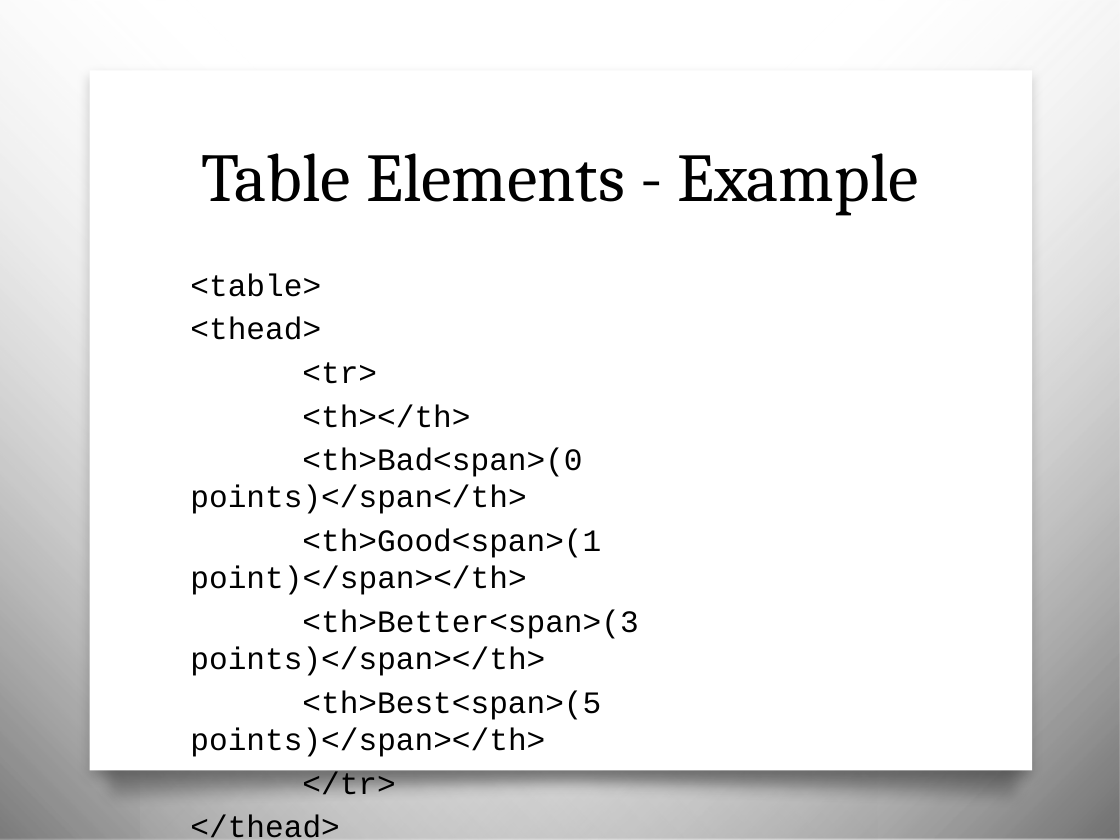
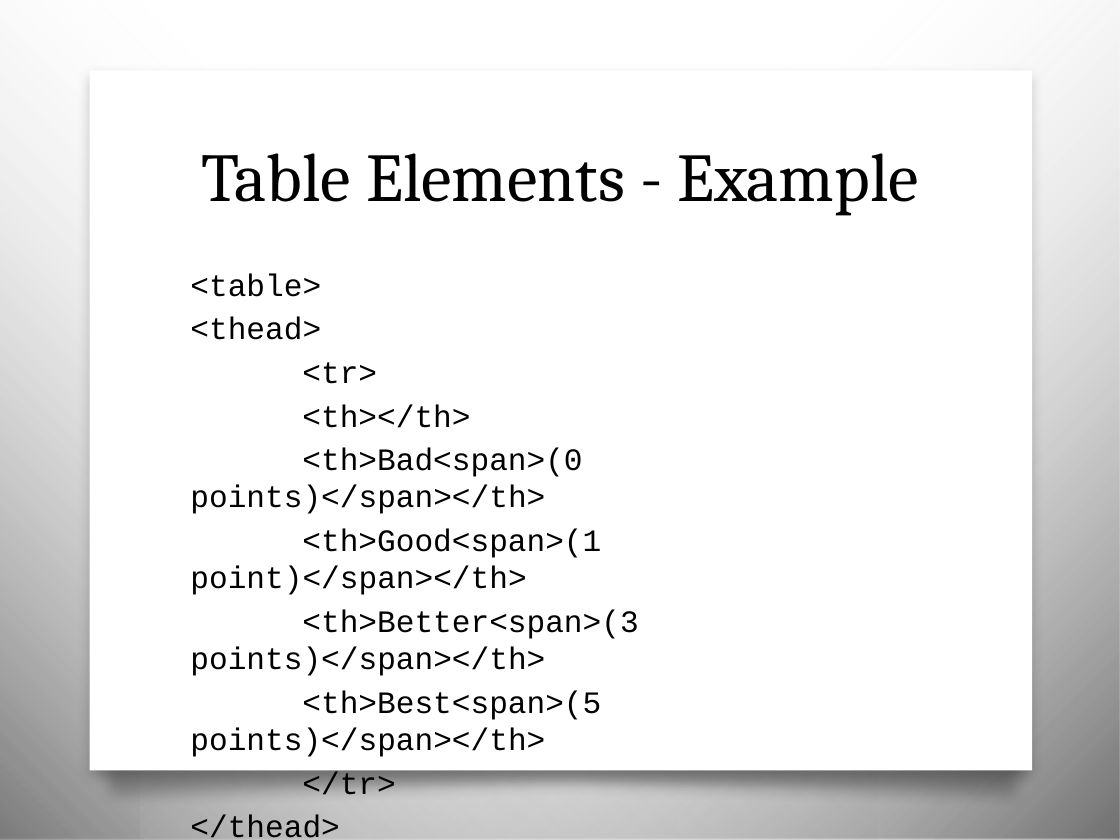
Before and after one commit to awayken/USF-ART329, a slide deck: slide 30 of slides/classtwo/slides.pptx. Drawn at 1120x840 pixels with LibreOffice and Linux fonts; fonts in the diff are those of the drawing; background and template pictures are left out. Boxes give left, top, right and bottom in pixels: in the first picture for what was removed or moved away, otherwise in the second. Text is boxed around its words. In the diff, an @@ line names an element or a change of style, - is before the commit and + after.

Commit message:
Minor tweak to HTML example for media tags.

```diff
--- a/slides/classtwo/slides.pptx
+++ b/slides/classtwo/slides.pptx
@@ text at box(190, 448, 582, 514): text changed @@
-<th>Bad<span>(0 points)</span</th>
+<th>Bad<span>(0 points)</span></th>
```
Also in this commit, not shown: 4 other slides changed.
